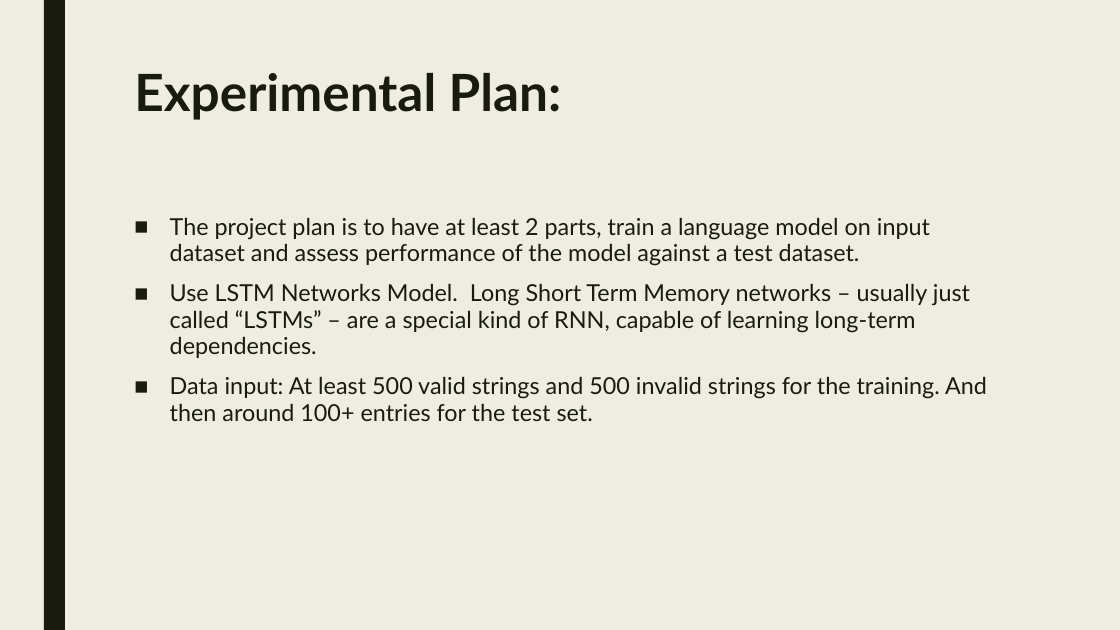
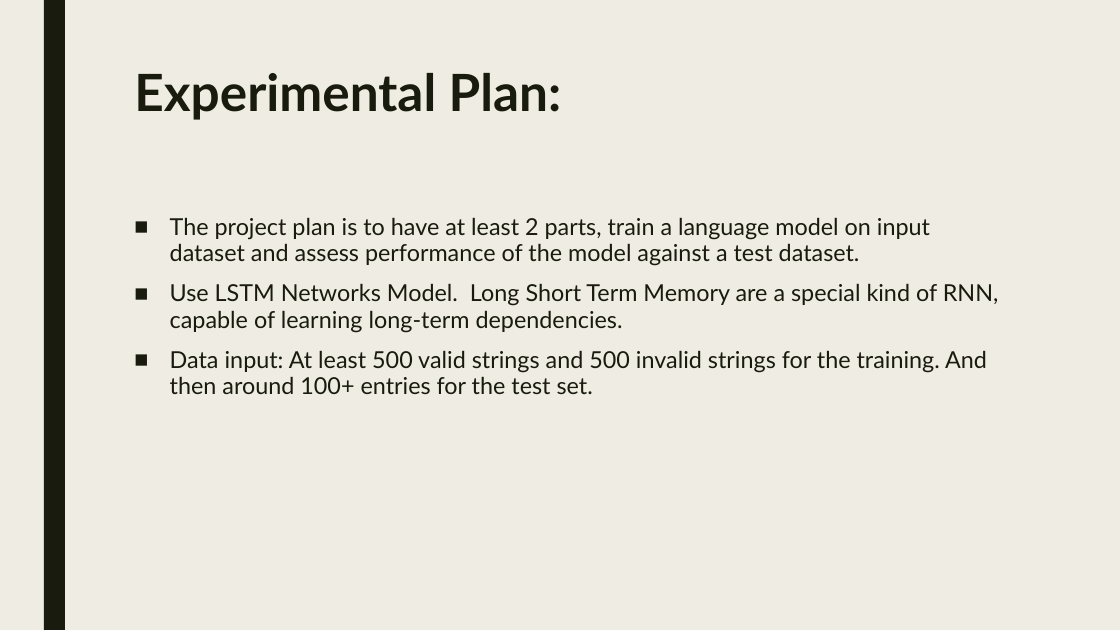
Before and after one commit to hlj1010/Autonomous_Detection_of_Regular_Language, a slide deck: slide 5 of Proposal/Proposal - Slides.pptx. Drawn at 1120x630 pixels with LibreOffice and Linux fonts; fonts in the diff are those of the drawing. Boxes give left, top, right and bottom in pixels: in the first picture for what was removed or moved away, otherwise in the second. Text is boxed around its words. In the diff, an @@ line names an element or a change of style, - is before the commit and + after.

```diff
--- a/Proposal/Proposal - Slides.pptx
+++ b/Proposal/Proposal - Slides.pptx
@@ text at [170,283,999,333]: text changed @@
-■ Use LSTM Networks Model. Long Short Term Memory networks – usually just called “LSTMs” – are a special kind of RNN, capable of learning long-term dependencies.
+■ Use LSTM Networks Model. Long Short Term Memory are a special kind of RNN, capable of learning long-term dependencies.
```
Also in this commit, not shown: 2 other slides changed.
